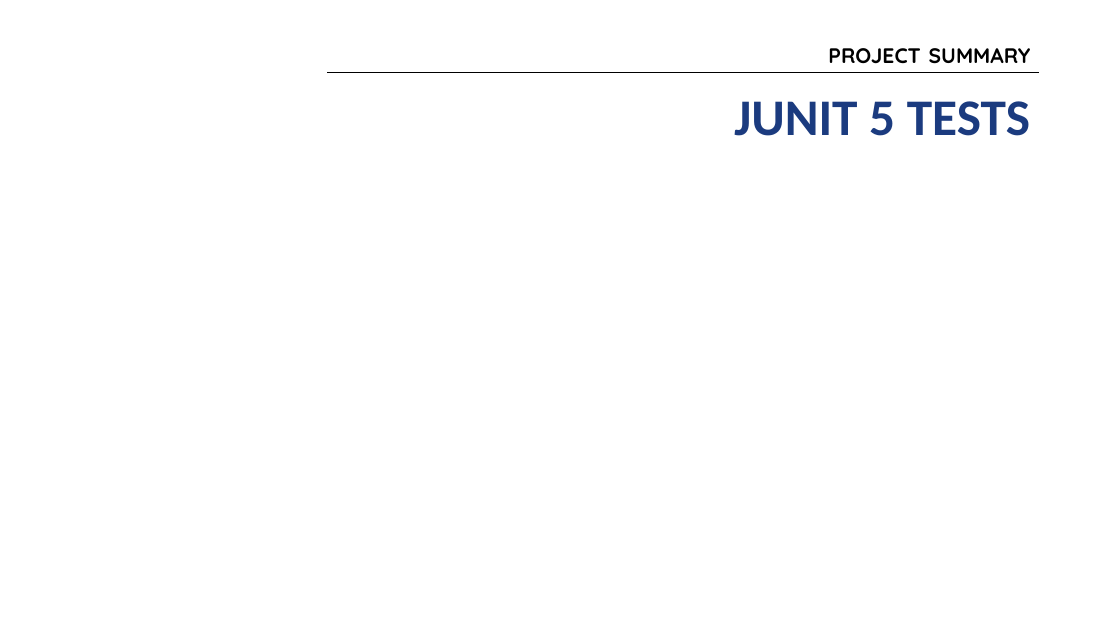
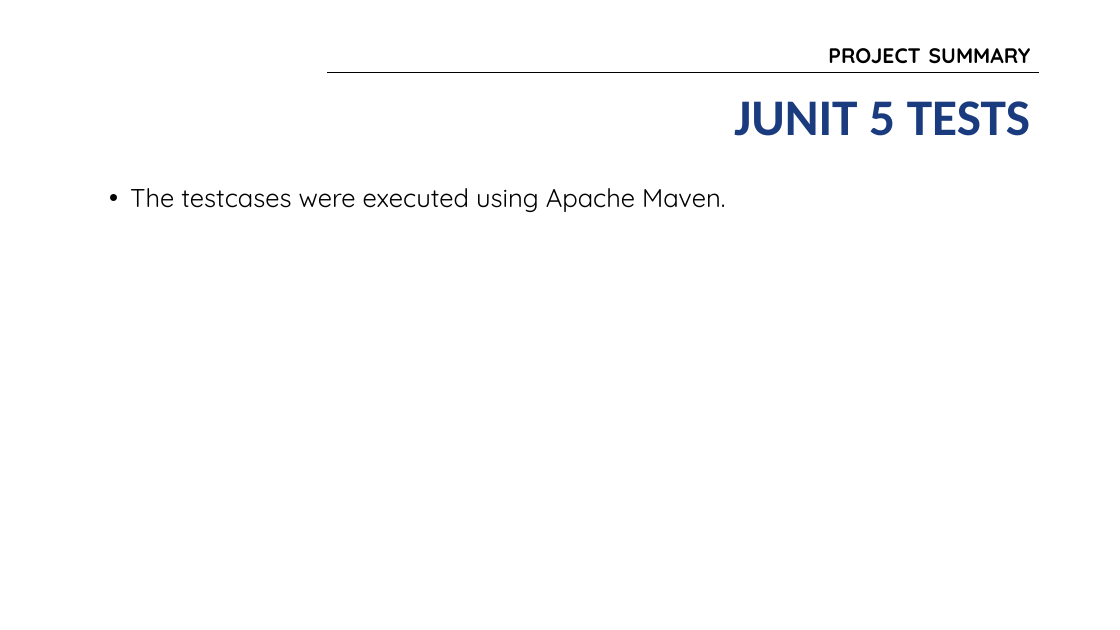
Before and after one commit to group-sm3/connect4-sm3, a slide deck: slide 8 of docs/SM3 Presentation.pptx. Drawn at 1120x630 pixels with LibreOffice and Linux fonts; fonts in the diff are those of the drawing; background and template pictures are left out. Boxes give left, top, right and bottom in pixels: in the first picture for what was removed or moved away, otherwise in the second. Text is boxed around its words. In the diff, an @@ line names an element or a change of style, - is before the commit and + after.

```diff
--- a/docs/SM3 Presentation.pptx
+++ b/docs/SM3 Presentation.pptx
@@ text added at bbox=[130, 188, 725, 212], 22 pt, text #000000 @@
+• The testcases were executed using Apache Maven.
```
Also in this commit, not shown: 4 other slides changed, 1 slide added, 1 slide removed.
